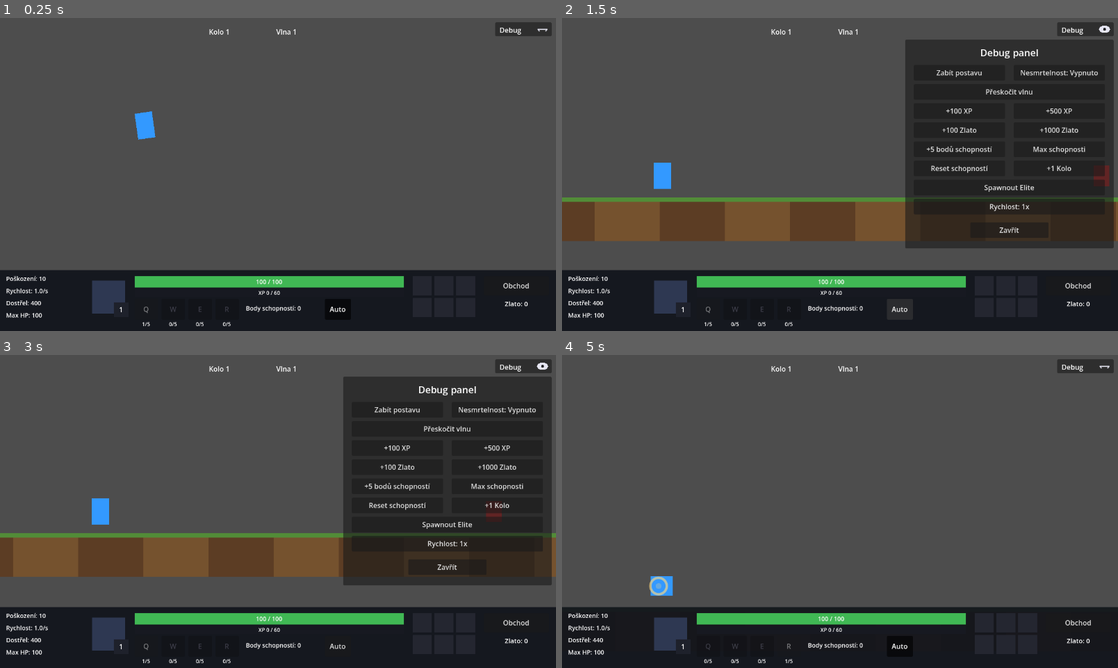
Above: before the commit, frames 1-4 (two rows, left to right).
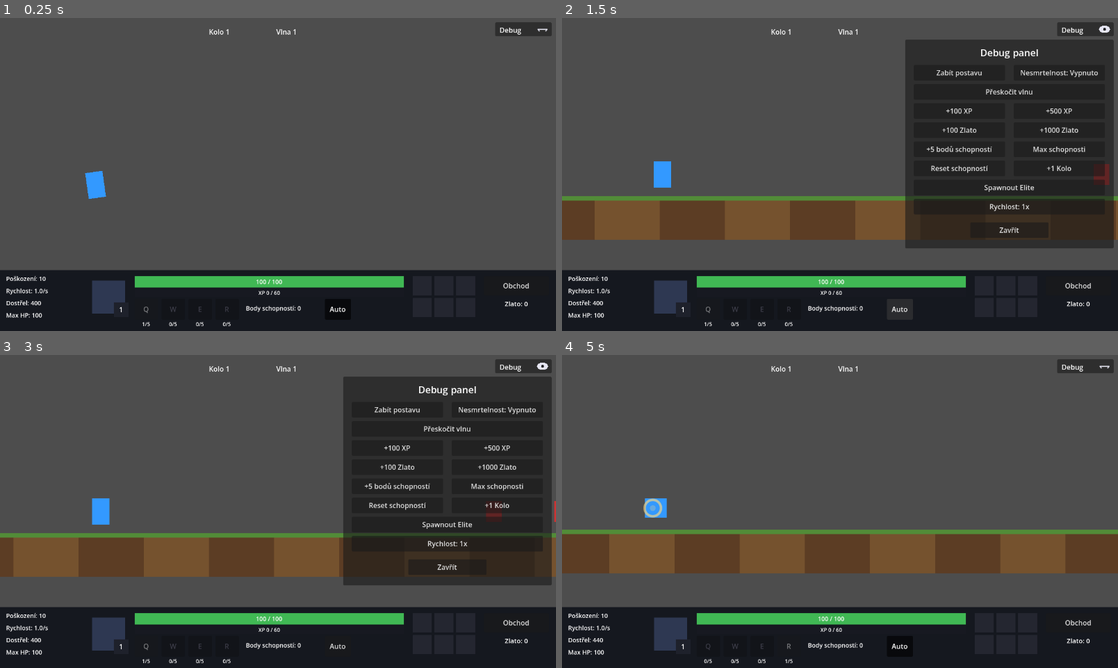
Above: after the commit, the same moments.

Repository: Wazzbi/auto-battler
Game: Godot game, scene res://scenes/main.tscn
Same seed, same stepped clock (60 frames per second), same inputs: the game is played once before the commit and once after it.
Inputs:
- Up to frame 1 (0.25 s): no input
- Up to frame 2 (1.5 s): click "Debug" at 0.5 s; click "Auto" at 1.25 s
- Up to frame 3 (3 s): click "Obchod" at 2 s; click "Zavřít obchod" at 2.75 s
- Up to frame 4 (5 s): click "Zabít postavu" at 3.5 s; click "Pokračovat" at 4.25 s

The runs differ from the first frame. In frame 1, 0.5% of the frame differs, in the area x 15-28%, y 29-58%; in frame 2, 1.0%; in frame 3, less than 0.1%; in frame 4, 15%, in the area x 0-100%, y 45-77%.

Commit message:
Decouple camera from player, and fix projectile hit radius per enemy size
Two related visual-fidelity fixes found while investigating why enemies
looked like they slowed down the moment the player stopped to shoot:

- Camera2D is now an independent sibling node (scenes/camera_follow.gd)
  instead of a rigid child of the player. When it was a child, its X
  velocity matched the player's exactly, so the instant the player
  stopped walking (an enemy entered attack_range) the camera's on-screen
  pan also stopped instantly - collapsing an approaching enemy's apparent
  closing speed from enemy.speed + player.move_speed down to just
  enemy.speed in a single frame (measured ~43% perceived slowdown, even
  though enemy.speed itself never changes). The camera now lerps toward
  the player's X with its own follow_speed, so it decelerates smoothly
  instead of snapping to a stop. Y still tracks the player exactly (no
  lag) so the drop-in animation and landing shake look the same as
  before. The player no longer references the camera at all - it just
  emits a `landed` signal that main.gd wires to camera.shake().

- Moved hit_radius from projectile.gd onto enemy.gd (20.0 default,
  matching its 18px visual half-width; 58.0 on elite_enemy.tscn for its
  3x-scaled 54px half-width) instead of a single value shared by every
  enemy type. With one shared radius, projectiles were registering hits
  ~6px before actually reaching a normal enemy's visible edge, and would
  have needed to fly 30px into an Elite's silhouette to register at all.

Co-Authored-By: Claude Sonnet 5 <noreply@anthropic.com>

Diff:
--- /dev/null
+++ b/scenes/camera_follow.gd
@@ -0,0 +1,63 @@
+extends Camera2D
+## Kamera je NEZÁVISLÝ uzel (sourozenec hráče pod Main, ne jeho dítě) -
+## sleduje hráče vlastní plynulou logikou na ose X místo toho, aby s ním byla
+## rigidně spojená transformací (jako dřív, kdy byla child node hráče).
+##
+## Důvod: dokud byla kamera child hráče, její pohyb byl 1:1 svázaný s jeho
+## pohybem - jakmile hráč najednou zastavil (nepřítel vešel do dosahu a hráč
+## přestal chodit), kamera se zastavila úplně stejně náhle. To způsobovalo
+## skokovou změnu vnímané rychlosti nepřátel na obrazovce (viz CLAUDE.md) -
+## dokud hráč chodil, k jejich vlastní rychlosti se přičítal i posun kamery,
+## po zastavení hráče najednou ne. Kamera teď hráče plynule "dohání" (lerp),
+## takže se dobrzďuje postupně a tenhle skok mizí.
+##
+## Osa Y se NEDOBRZĎUJE (sleduje hráče okamžitě) - drop-in animace a její
+## efekty (otřes, squash) počítají s tím, že kamera je přesně na hráčově Y.
+
+## Kolik px od levého okraje obrazovky má hráč zůstat
+@export var camera_left_margin: float = 220.0
+## Jak rychle kamera dohání hráče na ose X (vyšší = svižnější, méně setrvačnosti)
+@export var follow_speed: float = 5.0
+
+var _target: Node2D = null
+var _x_offset: float = 0.0
+
+
+func _ready() -> void:
+	_recalculate_offset()
+	get_viewport().size_changed.connect(_recalculate_offset)
+
+
+func _recalculate_offset() -> void:
+	var viewport_width: float = get_viewport().get_visible_rect().size.x
+	_x_offset = (viewport_width / 2.0) - camera_left_margin
+	if _target != null:
+		global_position.x = _target.global_position.x + _x_offset
+
+
+## Zavolá main.gd po vytvoření hráče. Kamera se hned napozicuje přesně (bez
+## plynutí) - jinak by na startu bylo vidět, jak kamera "přiletí" odjinud.
+func set_target(target: Node2D) -> void:
+	_target = target
+	global_position = Vector2(_target.global_position.x + _x_offset, _target.global_position.y)
+
+
+func _process(delta: float) -> void:
+	if _target == null:
+		return
+
+	var desired_x: float = _target.global_position.x + _x_offset
+	var weight: float = 1.0 - exp(-follow_speed * delta)
+	global_position.x = lerp(global_position.x, desired_x, weight)
+	global_position.y = _target.global_position.y
+
+
+## Krátký otřes kamery - volá se přes signál player.landed (viz main.gd),
+## hráč sám o kameře nic neví a jen oznámí, že dopadl.
+func shake(strength: float = 10.0, duration: float = 0.22) -> void:
+	var steps := 6
+	var shake_tween := create_tween()
+	for i in range(steps):
+		var shake_offset := Vector2(randf_range(-strength, strength), randf_range(-strength, strength))
+		shake_tween.tween_property(self, "offset", shake_offset, duration / steps)
+	shake_tween.tween_property(self, "offset", Vector2.ZERO, duration / steps)
--- a/scenes/enemies/elite_enemy.tscn
+++ b/scenes/enemies/elite_enemy.tscn
@@ -10,6 +10,7 @@
 xp_reward = 12
 attack_interval = 1.0
 melee_range = 100.0
+hit_radius = 58.0
 
 [node name="Polygon2D" type="Polygon2D" parent="."]
 color = Color(0.55, 0.1, 0.65, 1)
--- a/scenes/enemies/enemy.gd
+++ b/scenes/enemies/enemy.gd
@@ -17,6 +17,11 @@
 @export var reward: int = 10
 ## Zkušenosti za zabití - hráč z nich sbírá úrovně a body do schopností
 @export var xp_reward: int = 12
+## Jak blízko svého STŘEDU musí projektil dolétnout, aby se počítal zásah.
+## Musí zhruba odpovídat polovině šířky vizuálu (Polygon2D), jinak zásah
+## vypadá, že se stane příliš brzy/pozdě vůči tomu, co je vidět na obrazovce -
+## viz projectile.gd, které čte tuhle hodnotu místo vlastní pevné konstanty.
+@export var hit_radius: float = 20.0
 
 var hp: float
 var player_ref: Node2D = null
--- a/scenes/main.gd
+++ b/scenes/main.gd
@@ -17,7 +17,7 @@
 @export var elite_count_final_wave: int = 1
 
 @onready var player: Node2D = $Player
-@onready var camera: Camera2D = $Player/Camera2D
+@onready var camera: Camera2D = $Camera2D
 @onready var hud: CanvasLayer = $HUD
 
 var spawn_timer: float = 0.0
@@ -41,6 +41,11 @@
 
 	hud.connect_player(player)
 	hud.connect_main(self)
+
+	# Kamera je nezávislý uzel (viz camera_follow.gd) - hráč jí nic nepředává
+	# přímo, jen emituje signály a Main je propojuje.
+	camera.set_target(player)
+	player.landed.connect(camera.shake)
 
 	GameManager.start_next_wave()
 
--- a/scenes/main.tscn
+++ b/scenes/main.tscn
@@ -6,6 +6,7 @@
 [ext_resource type="PackedScene" path="res://scenes/enemies/enemy.tscn" id="4_enemy"]
 [ext_resource type="PackedScene" path="res://scenes/ui/hud.tscn" id="5_hud"]
 [ext_resource type="PackedScene" path="res://scenes/enemies/elite_enemy.tscn" id="6_elite_enemy"]
+[ext_resource type="Script" path="res://scenes/camera_follow.gd" id="7_camera_follow"]
 
 [node name="Main" type="Node2D"]
 script = ExtResource("1_main_script")
@@ -17,4 +18,7 @@
 [node name="Player" parent="." instance=ExtResource("3_player")]
 position = Vector2(150, 500)
 
+[node name="Camera2D" type="Camera2D" parent="."]
+script = ExtResource("7_camera_follow")
+
 [node name="HUD" parent="." instance=ExtResource("5_hud")]
--- a/scenes/player/player.gd
+++ b/scenes/player/player.gd
@@ -1,8 +1,11 @@
 extends Node2D
 ## Hráčova postava. Pokud má nepřítele v dosahu, stojí na místě a střílí.
-## Jinak postupuje doprava směrem ke konci levelu. Kamera je child node
-## tohoto uzlu s vodorovným odsazením, takže hráč zůstává poblíž levého
-## okraje obrazovky (ne uprostřed) a je vidět, jak level okolo něj ubíhá.
+## Jinak postupuje doprava směrem ke konci levelu.
+##
+## Kamera NENÍ child tohoto uzlu (viz scenes/camera_follow.gd) - je to
+## nezávislý uzel pod Main, který hráče sleduje vlastní plynulou logikou.
+## Hráč o kameře vůbec neví, jen emituje signály (`landed`), na které
+## kamera podle potřeby reaguje (např. otřesem).
 ##
 ## Na startu hry proběhne krátká "drop-in" animace - postava spadne na
 ## svou pozici shora jako z vesmírné výsadkové kapsle. Dokud animace
@@ -11,6 +14,10 @@
 
 signal hp_changed(current_hp: float, max_hp: float)
 signal died
+## Emitne se po dopadu drop-in animace - kamera na to reaguje otřesem
+## (main.gd propojuje player.landed -> camera.shake), ale hráč sám o
+## kameře nic neví.
+signal landed
 
 @export var base_max_hp: float = 100.0
 @export var base_damage: float = 10.0
@@ -22,15 +29,12 @@
 @export var move_speed: float = 60.0 # px/s postupu, když nikdo není v dosahu
 @export var projectile_scene: PackedScene
 @export var impact_effect_scene: PackedScene
-## Kolik px od levého okraje obrazovky má hráč zůstat
-@export var camera_left_margin: float = 220.0
 
 ## Nastavení drop-in animace
 @export var fall_height: float = 900.0
 @export var fall_duration: float = 0.55
 @export var fall_tilt_degrees: float = -10.0
 
-@onready var camera: Camera2D = $Camera2D
 @onready var visual: Polygon2D = $Polygon2D
 
 var max_hp: float
@@ -62,15 +66,7 @@
 	if end_marker != null:
 		level_end_x = end_marker.global_position.x
 
-	_update_camera_offset()
-	get_viewport().size_changed.connect(_update_camera_offset)
-
 	_play_drop_in_animation()
-
-
-func _update_camera_offset() -> void:
-	var viewport_width: float = get_viewport().get_visible_rect().size.x
-	camera.position.x = (viewport_width / 2.0) - camera_left_margin
 
 
 ## Postava začne vysoko nad svou cílovou pozicí a spadne dolů s lehkým
@@ -91,7 +87,7 @@
 
 func _on_landed() -> void:
 	_spawn_impact_effect()
-	_shake_camera()
+	landed.emit()
 	_play_squash_effect()
 	GameManager.finish_intro()
 
@@ -102,15 +98,6 @@
 	var effect: Node2D = impact_effect_scene.instantiate()
 	get_tree().current_scene.add_child(effect)
 	effect.global_position = global_position
-
-
-func _shake_camera(strength: float = 10.0, duration: float = 0.22) -> void:
-	var steps := 6
-	var shake_tween := create_tween()
-	for i in range(steps):
-		var offset := Vector2(randf_range(-strength, strength), randf_range(-strength, strength))
-		shake_tween.tween_property(camera, "offset", offset, duration / steps)
-	shake_tween.tween_property(camera, "offset", Vector2.ZERO, duration / steps)
 
 
 func _play_squash_effect() -> void:
--- a/scenes/player/player.tscn
+++ b/scenes/player/player.tscn
@@ -12,7 +12,3 @@
 [node name="Polygon2D" type="Polygon2D" parent="."]
 color = Color(0.2, 0.6, 1, 1)
 polygon = PackedVector2Array(-20, -30, 20, -30, 20, 30, -20, 30)
-
-[node name="Camera2D" type="Camera2D" parent="."]
-position_smoothing_enabled = true
-position_smoothing_speed = 5.0
--- a/scenes/projectiles/projectile.gd
+++ b/scenes/projectiles/projectile.gd
@@ -6,9 +6,13 @@
 ## projektily mizely téměř okamžitě po vystřelení, jakmile hráč postoupí
 ## dostatečně daleko levelem (world-space X hráče roste, ale porovnávat
 ## ho přímo s velikostí viewportu v pixelech nedává smysl).
+##
+## Dosah zásahu NENÍ pevná konstanta - čte se z `hit_radius` cílového
+## nepřítele (enemy.gd), protože různě velcí nepřátelé (např. 3x větší
+## Elite) potřebují různě velký poloměr, aby zásah vizuálně odpovídal
+## tomu, kdy projektil doopravdy dolétne k okraji jejich siluety.
 
 @export var speed: float = 600.0
-@export var hit_radius: float = 24.0
 ## O kolik px za pravým okrajem AKTUÁLNÍHO záběru kamery se projektil
 ## ještě považuje za platný, než se automaticky zničí
 @export var cleanup_margin: float = 100.0
@@ -29,7 +33,7 @@
 	position.x += speed * delta
 
 	if target != null and is_instance_valid(target):
-		if global_position.distance_to(target.global_position) <= hit_radius:
+		if global_position.distance_to(target.global_position) <= target.hit_radius:
 			target.take_damage(damage)
 			queue_free()
 			return
@@ -39,7 +43,7 @@
 		for enemy in get_tree().get_nodes_in_group("enemies"):
 			if not is_instance_valid(enemy):
 				continue
-			if global_position.distance_to(enemy.global_position) <= hit_radius:
+			if global_position.distance_to(enemy.global_position) <= enemy.hit_radius:
 				enemy.take_damage(damage)
 				queue_free()
 				return
Not shown, added: scenes/camera_follow.gd.uid
Not shown: 1 places in scenes/main.tscn that only renumber resources
Not shown, changed: CLAUDE.md
